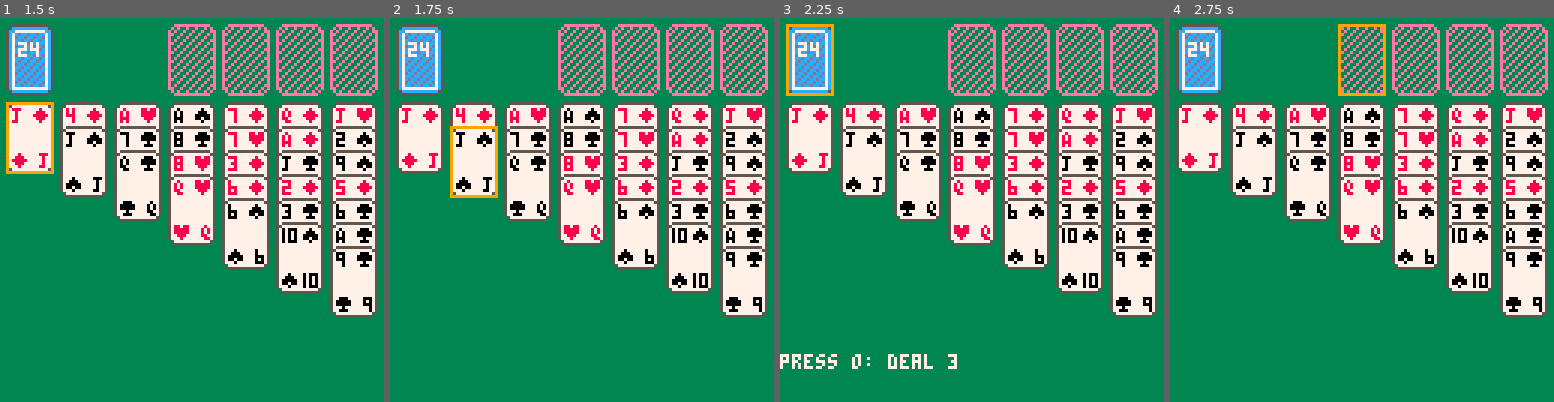
Above: before the commit, frames 1-4 (left to right).
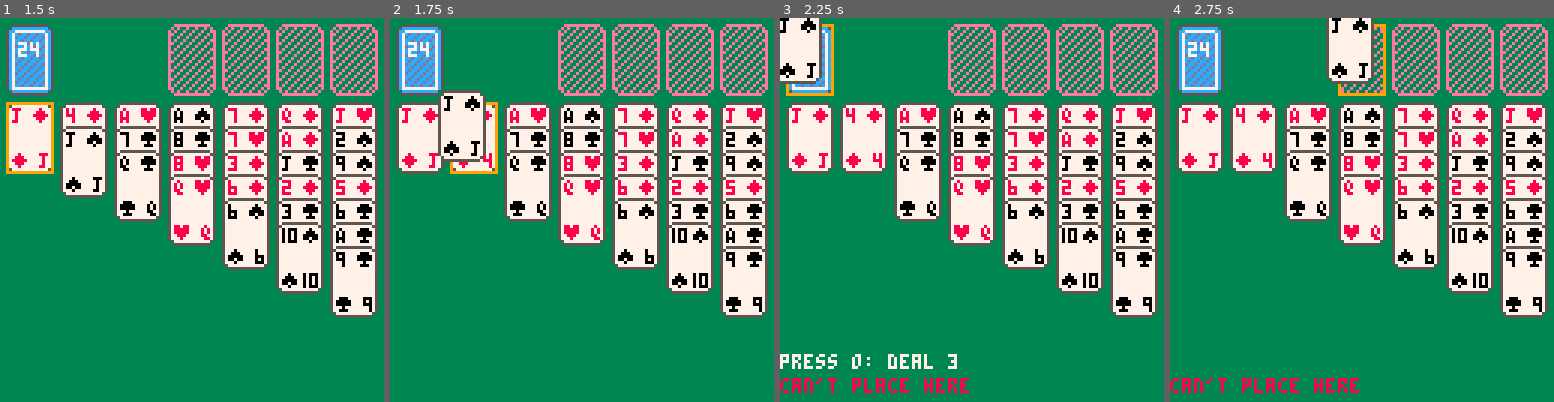
Above: after the commit, the same moments.

Repository: marcus-grant/pico8-kabafuda
Game: PICO-8 cartridge kabafuda.p8
Same seed, same stepped clock (60 frames per second), same inputs: the game is played once before the commit and once after it.
Inputs:
- Up to frame 1 (1.5 s): tap X (X key) at 0.33, 1.07 s; tap O (Z key) at 0.7 s
- Up to frame 2 (1.75 s): hold Right from 1.6 s (still down); tap O (Z key) at 1.7 s
- Up to frame 3 (2.25 s): tap X (X key) at 1.85 s; release Right at 2.1 s; tap O (Z key) at 2.1 s; hold Up from 2.15 s (still down)
- Up to frame 4 (2.75 s): release Up at 2.42 s; hold Right from 2.47 s (still down); tap O (Z key) at 2.5 s

Frame 1 is identical in both runs. In frame 2, 2.6% of the frame differs, in the area x 12-29%, y 18-47%; in frame 3, 3.6%; in frame 4, 4.1%, in the area x 0-54%, y 0-98%.

Commit message:
Ft: Tableau grab & place functionality
- Add grab_from_tbl() for multi-card grabs
- Add can_place_tbl() with proper validation
- Add place_on_tbl() for card placement
- Fix valid_pair argument order for placement
- Integrate tableau logic into button handler
- Tested single & multi-card movements

Diff:
--- a/kabafuda.p8
+++ b/kabafuda.p8
@@ -349,6 +349,38 @@
 
 function place_on_stock()
  mv_cards(held, sts.sto, #held)
+ held = {}
+ held_from = nil
+end
+
+function grab_from_tbl()
+ local tbl = sts.tbl[crs.tbl_i]
+ mv_cards(tbl, held, crs.sel_cnt)
+ held_from = tbl
+ crs.sel_cnt = 1 --reset selection
+end
+
+function can_place_tbl(ti)
+ --can place held on tableau ti?
+ if #held == 0 then
+  return false
+ end
+ local tbl = sts.tbl[ti]
+ if #tbl == 0 then
+  return true --empty accepts any
+ end
+ --check bottom held vs top tbl
+ local top_card = tbl[#tbl]
+ local bot_card = held[1]
+
+ return valid_pair(top_card, bot_card)
+end
+
+function place_on_tbl(ti)
+ --TODO: optimize place_* funcs
+ --lots of duplicate logic
+ local tbl = sts.tbl[ti]
+ mv_cards(held, tbl, #held)
  held = {}
  held_from = nil
 end
@@ -562,6 +594,8 @@
     grab_deal_sto()
    elseif crs.area == "top" and crs.top_pos == 1 and #sts.waste > 0 then
     grab_waste()
+   elseif crs.area == "tbl" then
+    grab_from_tbl()
    end
   else
    -- placing
@@ -569,6 +603,13 @@
       crs.top_pos == 0 and
       can_place_sto() then
     place_on_stock()
+   elseif crs.area == "tbl" then
+    if can_place_tbl(crs.tbl_i) then
+     place_on_tbl(crs.tbl_i)
+    else
+     ui_msg = "can't place here"
+     ui_msg_timer = 30
+    end
    else
     --TODO: better invalid gfx
     ui_msg = "can't place here"
